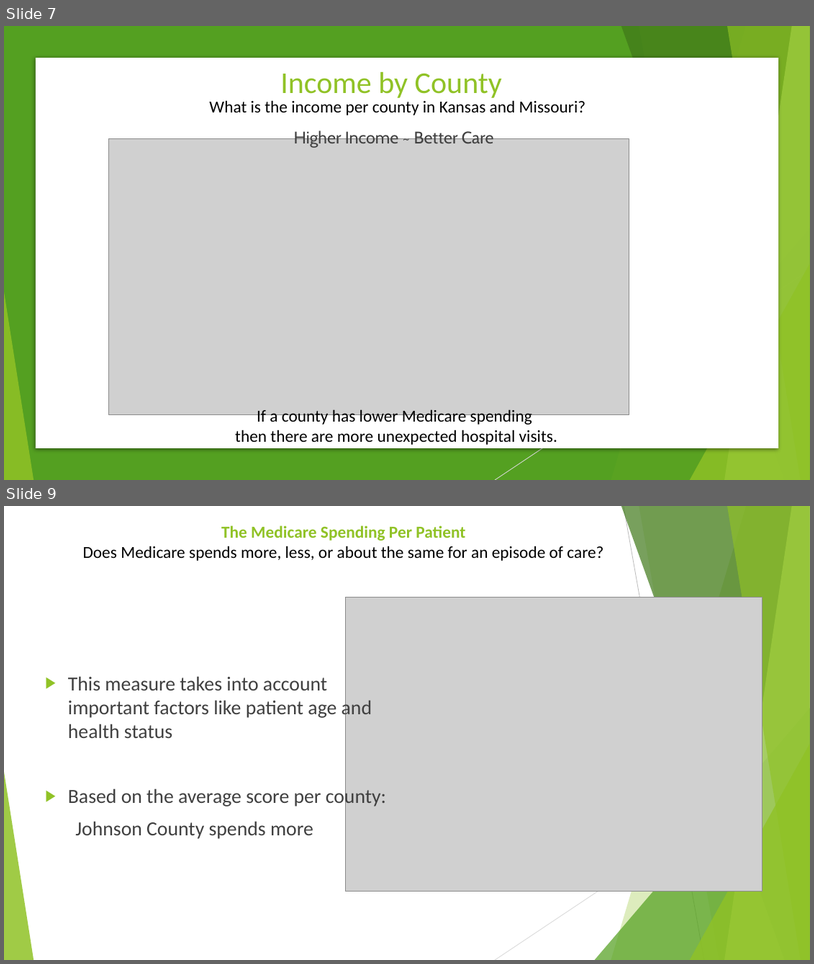
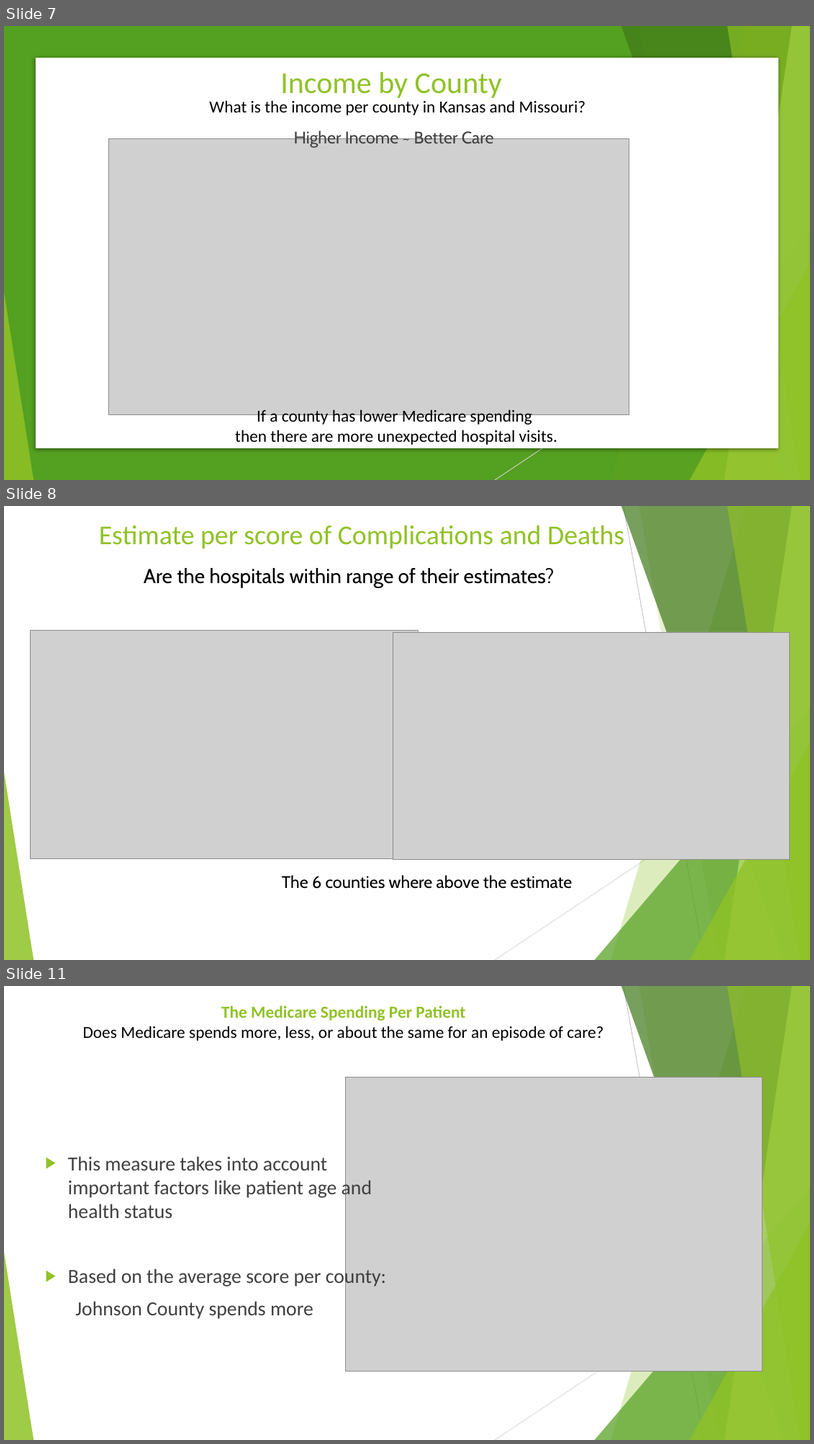
Before and after one commit to TedMur/SnakeBait, a slide deck: SnakeBitePresentation.pptx. Shown one above the other, each under a label of ours: slides 7 and 9 before the commit, slides 7, 8 and 11 after it; the slides between them are not shown. The pictures are 814x964 and 814x1444 pixels, drawn with LibreOffice and Linux fonts; fonts in the diff are those of the drawing; grey boxes stand for pictures. Boxes give left, top, right and bottom in pixels: in the first picture for what was removed or moved away, otherwise in the second. Text is boxed around its words. In the diff, an @@ line names an element or a change of style, - is before the commit and + after.

```diff
--- a/SnakeBitePresentation.pptx
+++ b/SnakeBitePresentation.pptx
@@ slide 8 added at bbox=[4, 506, 810, 960], background #FFFFFF; not listed: 10 template elements that a slide beside it also shows @@
@@ title added at bbox=[99, 525, 625, 548], 32.4 pt, text #90C226 @@
+Estimate per score of Complications and Deaths
@@ text added at bbox=[144, 568, 555, 587], 24 pt, text #000000 @@
+Are the hospitals within range of their estimates?
@@ picture added at bbox=[30, 630, 419, 859] @@
@@ picture added at bbox=[394, 632, 790, 859] @@
@@ text added at bbox=[282, 875, 573, 888], 20 pt, text #000000 @@
+The 6 counties where above the estimate
@@ what was slide 9 is now slide 11 @@
```
Also in this commit, not shown: 3 slides changed, 2 other slides added, 2 slides removed.
